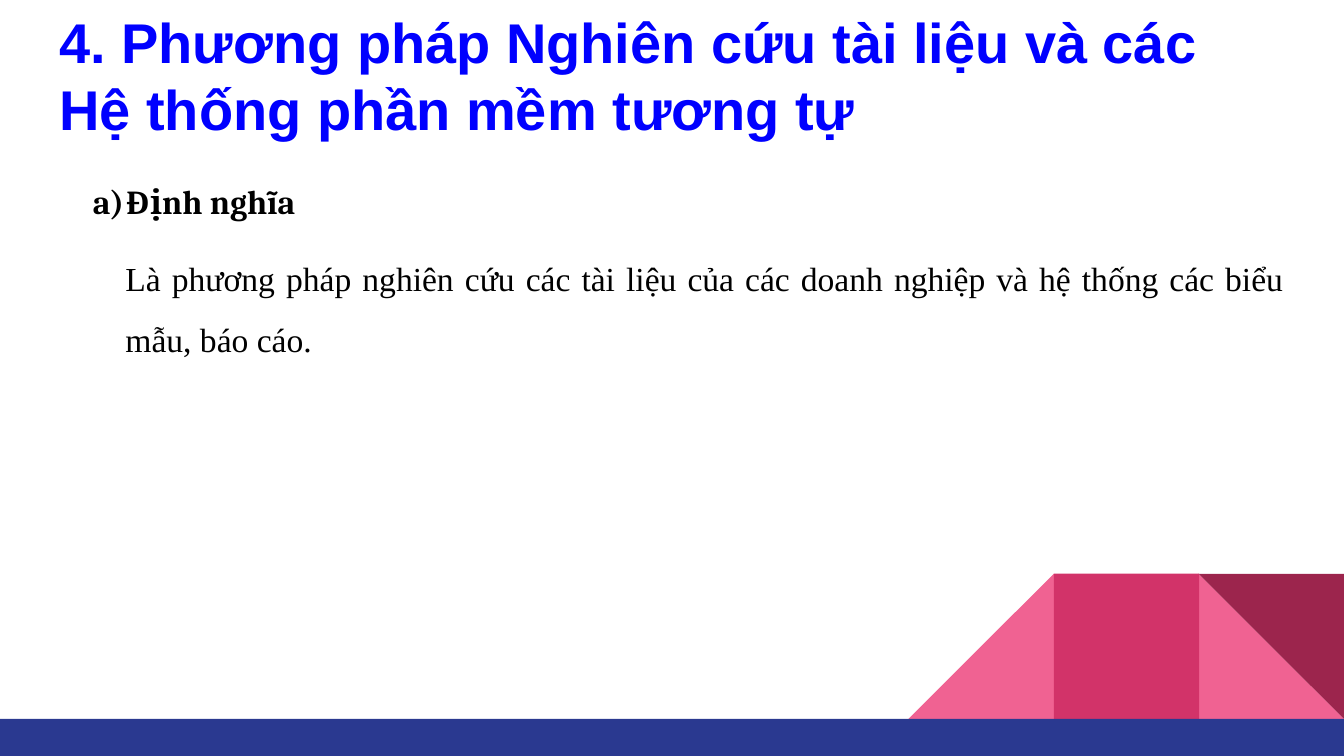
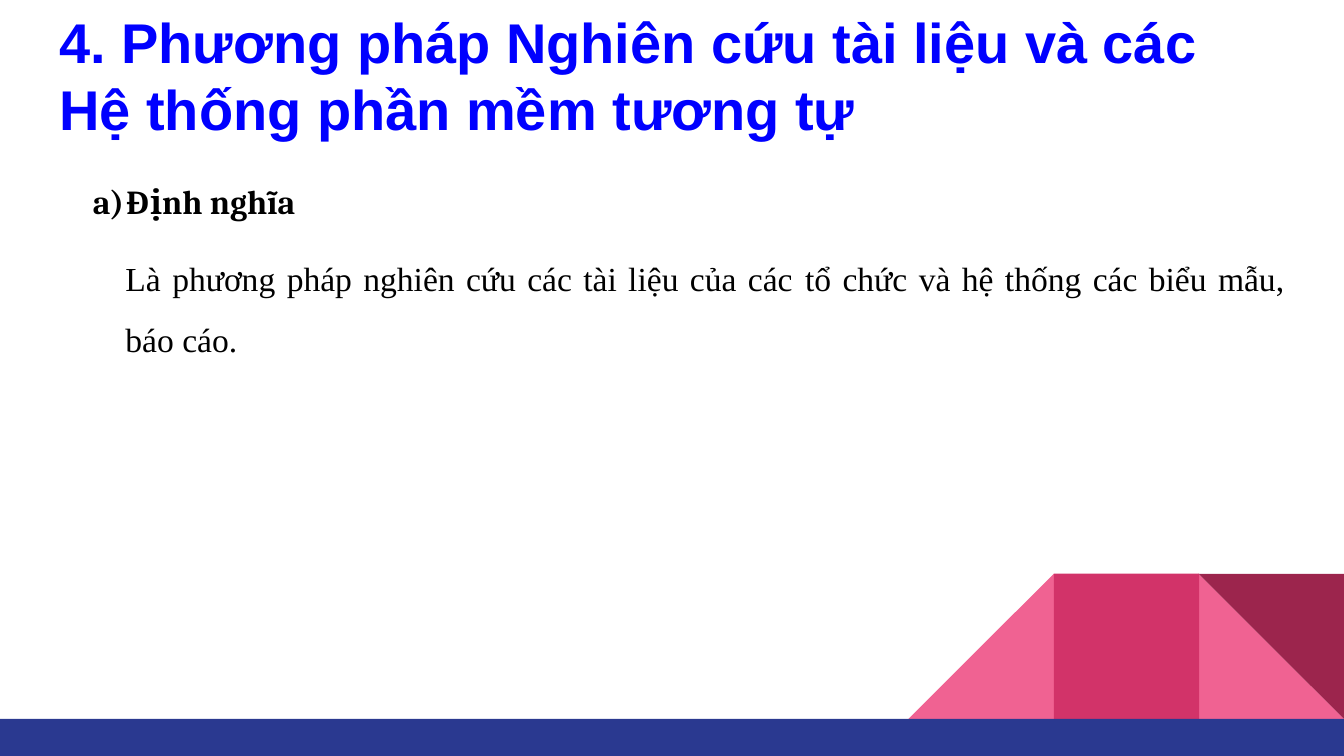
Before and after one commit to tungvumanh95/PTYCPM-20152, a slide deck: slide 39 of Tuan-1.pptx. Drawn at 1344x756 pixels with LibreOffice and Linux fonts; fonts in the diff are those of the drawing. Boxes give left, top, right and bottom in pixels: in the first picture for what was removed or moved away, otherwise in the second. Text is boxed around its words. In the diff, an @@ line names an element or a change of style, - is before the commit and + after.

```diff
--- a/Tuan-1.pptx
+++ b/Tuan-1.pptx
@@ text at box(125, 266, 1284, 353): text changed @@
-Là phương pháp nghiên cứu các tài liệu của các doanh nghiệp và hệ thống các biểu mẫu, báo cáo.
+Là phương pháp nghiên cứu các tài liệu của các tổ chức và hệ thống các biểu mẫu, báo cáo.
```
Also in this commit, not shown: 3 other slides changed, 1 other file.
